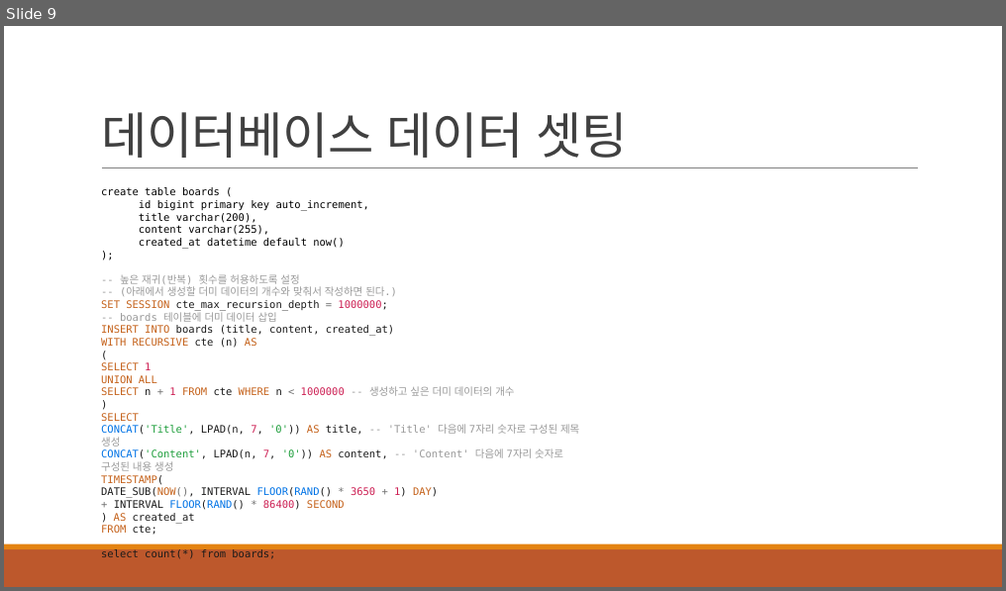
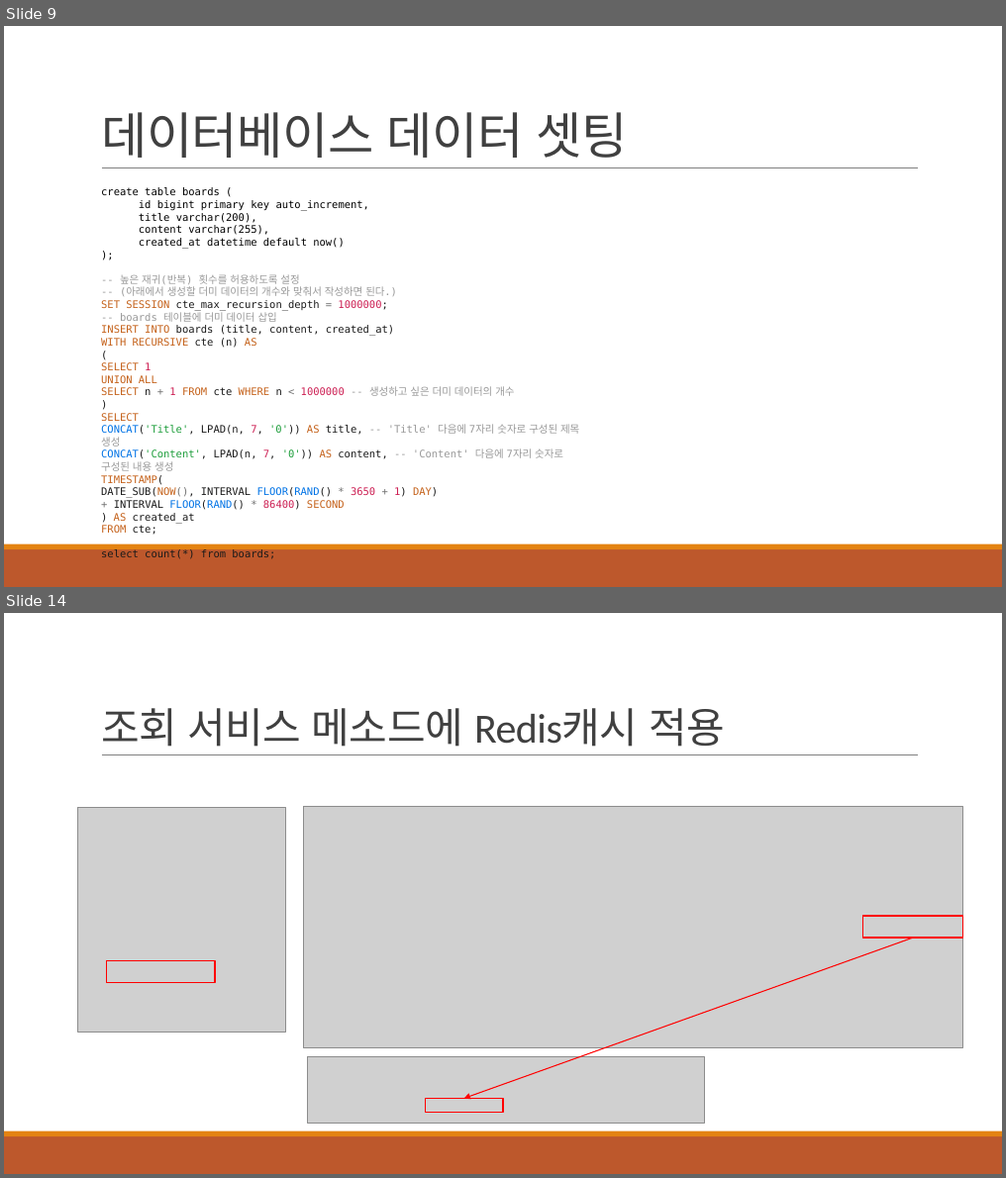
Before and after one commit to khb3025/study-redis-1, a slide deck: 3.로컬 환경 SpringBoot+Redis.pptx. Shown one above the other, each under a label of ours: slide 9 before the commit, slides 9 and 14 after it; the slides between them are not shown. The pictures are 1006x591 and 1006x1178 pixels, drawn with LibreOffice and Linux fonts; fonts in the diff are those of the drawing; grey boxes stand for pictures. Boxes give left, top, right and bottom in pixels: in the first picture for what was removed or moved away, otherwise in the second. Text is boxed around its words. In the diff, an @@ line names an element or a change of style, - is before the commit and + after.

Commit message:
feat : SpringBoot에 Redis Cache 적용
- 적용 미 적용 응답속도 비교

```diff
--- a/3.로컬 환경 SpringBoot+Redis.pptx
+++ b/3.로컬 환경 SpringBoot+Redis.pptx
@@ slide 14 added at <box>4,613,1002,1174</box>, background #FFFFFF; not listed: 3 template elements that a slide beside it also shows @@
@@ title added at <box>101,708,725,747</box>, 40 pt, text #404040 @@
+조회 서비스 메소드에 Redis캐시 적용
@@ group added at <box>78,806,963,1124</box>: 3 pictures, 3 rectangles, 1 arrow @@
```
Also in this commit, not shown: 1 slide changed, 7 other slides added, 9 other files.
